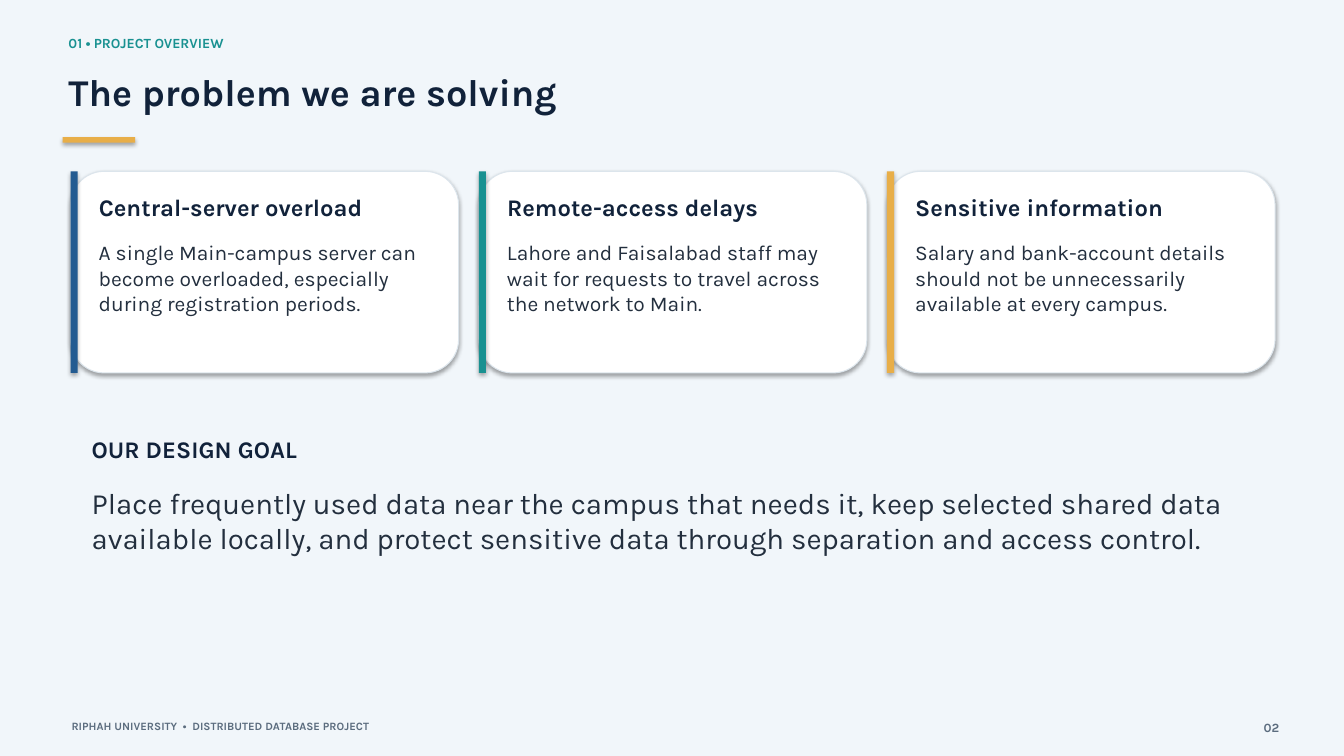
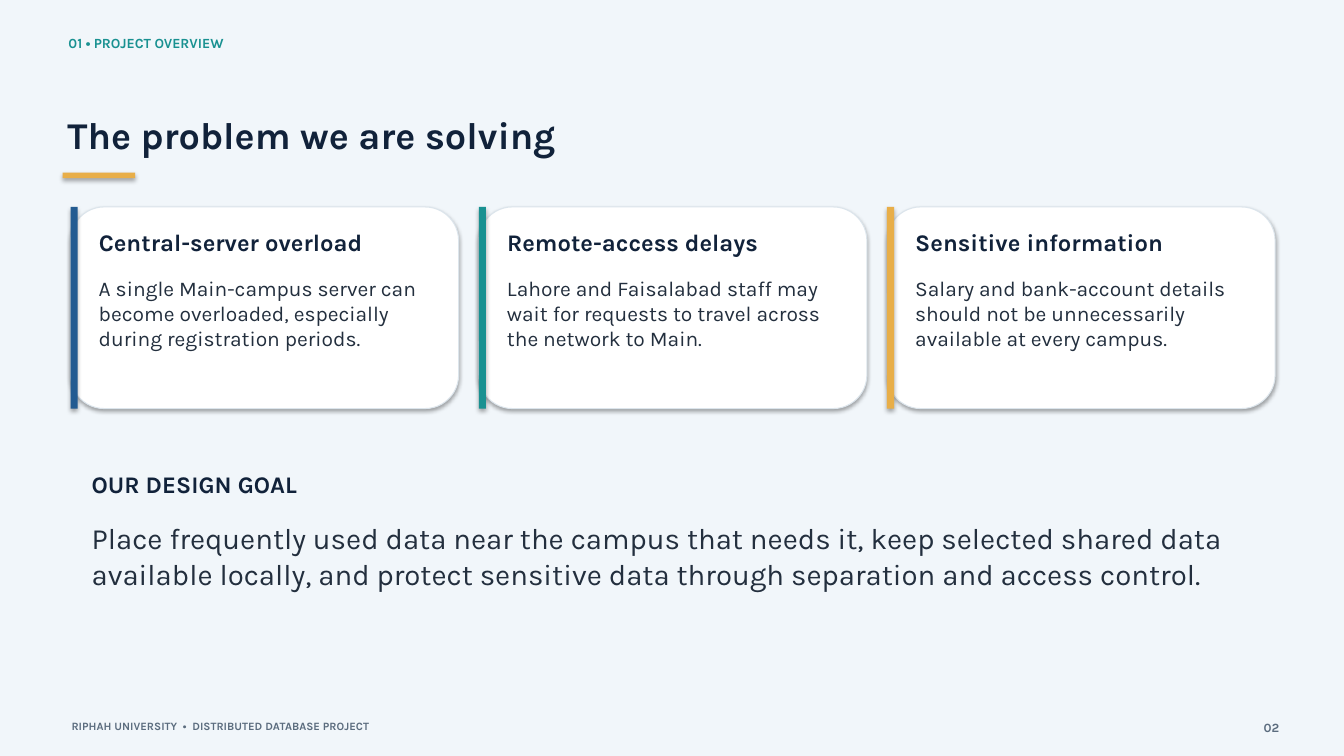
Before and after one commit to AbdulMooiz/Distrubuted_Database_for_Riphah_University, a slide deck: slide 2 of Project Presentation.pptx. Drawn at 1344x756 pixels with LibreOffice and Linux fonts; fonts in the diff are those of the drawing. Boxes give left, top, right and bottom in pixels: in the first picture for what was removed or moved away, otherwise in the second. Text is boxed around its words. In the diff, an @@ line names an element or a change of style, - is before the commit and + after.

```diff
--- a/Project Presentation.pptx
+++ b/Project Presentation.pptx
@@ text "The problem we are solving" moved from (x1=68, y1=79, x2=556, y2=115) to (x1=67, y1=122, x2=555, y2=158) @@
@@ 8 texts, 4 rectangles, 3 rounded rectangles moved together from (x1=63, y1=137, x2=1275, y2=556) to (x1=63, y1=172, x2=1275, y2=592) @@
```
Also in this commit, not shown: 7 other slides changed, 2 other files.
